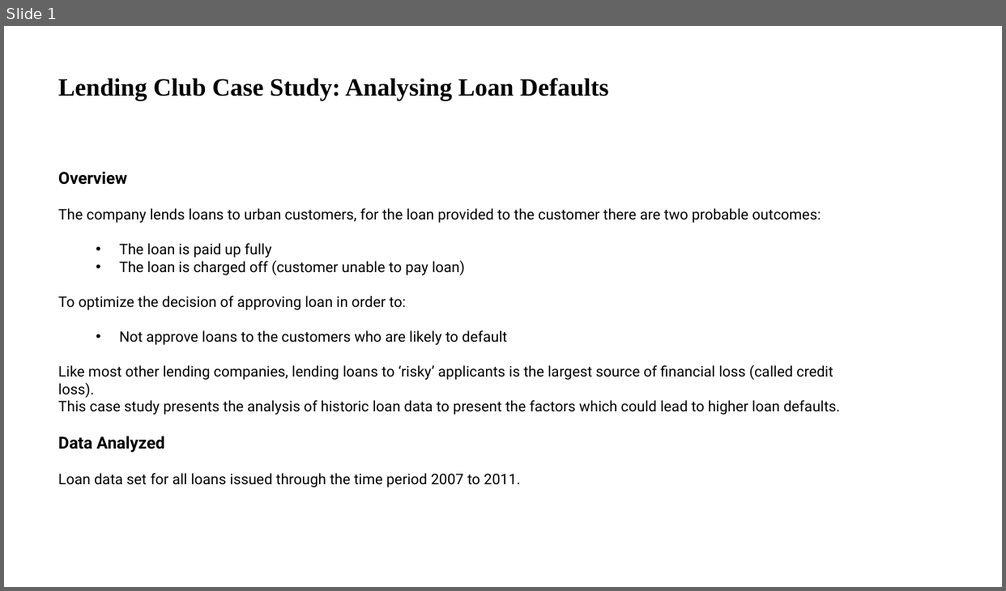
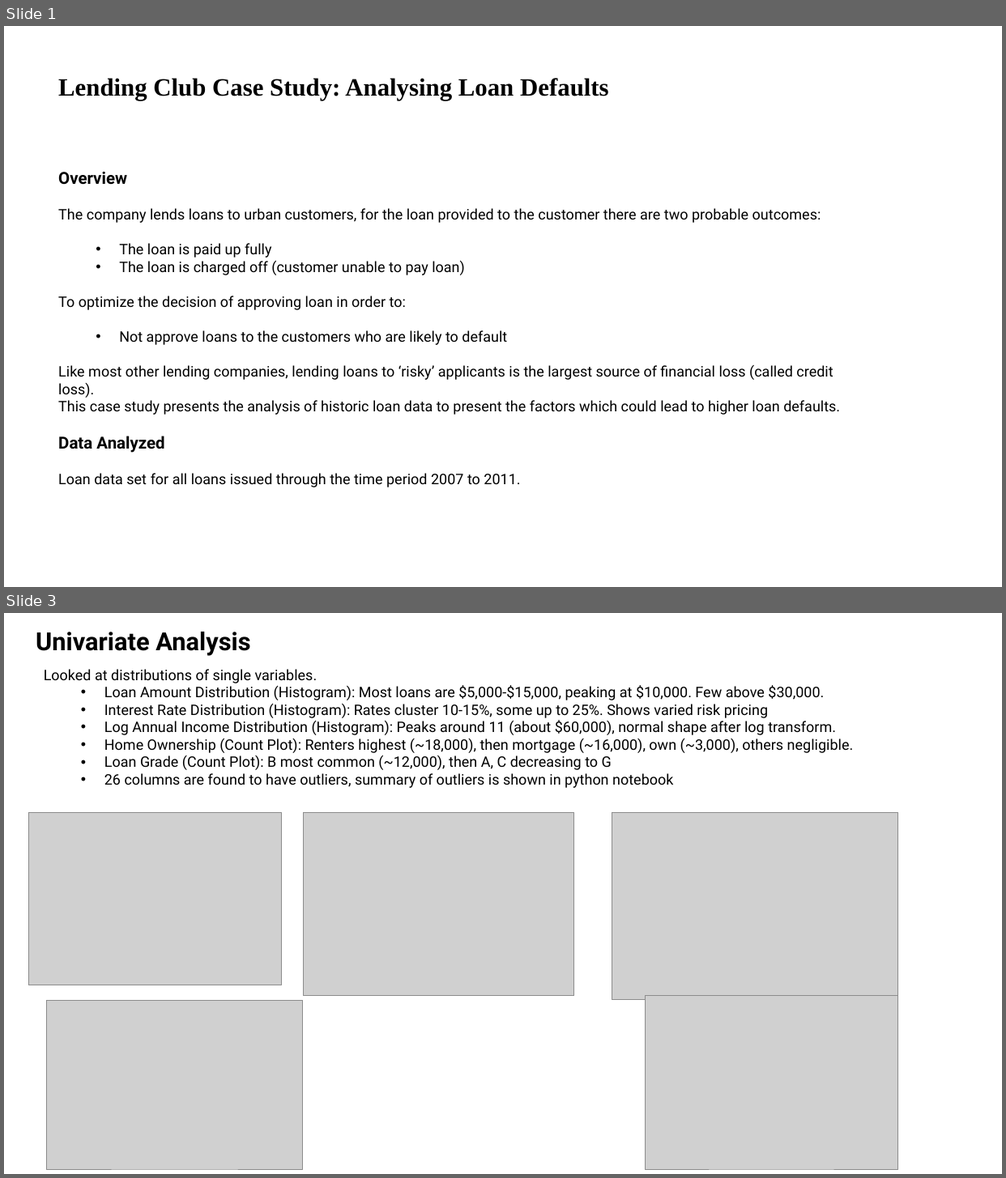
Before and after one commit to VFulara/LendingClubCaseStudy, a slide deck: Presentation.pptx. Shown one above the other, each under a label of ours: slide 1 before the commit, slides 1 and 3 after it; the slides between them are not shown. The pictures are 1006x591 and 1006x1178 pixels, drawn with LibreOffice and Linux fonts; fonts in the diff are those of the drawing; grey boxes stand for pictures. Boxes give left, top, right and bottom in pixels: in the first picture for what was removed or moved away, otherwise in the second. Text is boxed around its words. In the diff, an @@ line names an element or a change of style, - is before the commit and + after.

```diff
--- a/Presentation.pptx
+++ b/Presentation.pptx
@@ slide 3 added at (4, 613, 1002, 1174), background #FFFFFF @@
@@ text added at (36, 632, 250, 656), 24 pt, text #000000, bold @@
+Univariate Analysis
@@ text added at (44, 669, 854, 788), 14 pt, text #000000 @@
+Looked at distributions of single variables.
+  • Loan Amount Distribution (Histogram): Most loans are $5,000-$15,000, peaking at $10,000. Few above $30,000.
+  • Interest Rate Distribution (Histogram): Rates cluster 10-15%, some up to 25%. Shows varied risk pricing
+  • Log Annual Income Distribution (Histogram): Peaks around 11 (about $60,000), normal shape after log transform.
+  • Home Ownership (Count Plot): Renters highest (~18,000), then mortgage (~16,000), own (~3,000), others negligible.
+  • Loan Grade (Count Plot): B most common (~12,000), then A, C decreasing to G
+  • 26 columns are found to have outliers, summary of outliers is shown in python notebook
@@ picture added at (28, 813, 282, 986) @@
@@ picture added at (303, 813, 573, 996) @@
@@ picture added at (612, 813, 898, 1000) @@
@@ picture added at (47, 1000, 303, 1169) @@
@@ picture added at (645, 996, 898, 1170) @@
```
Also in this commit, not shown: 1 slide changed, 7 other slides added, 1 slide removed, 1 other file.
